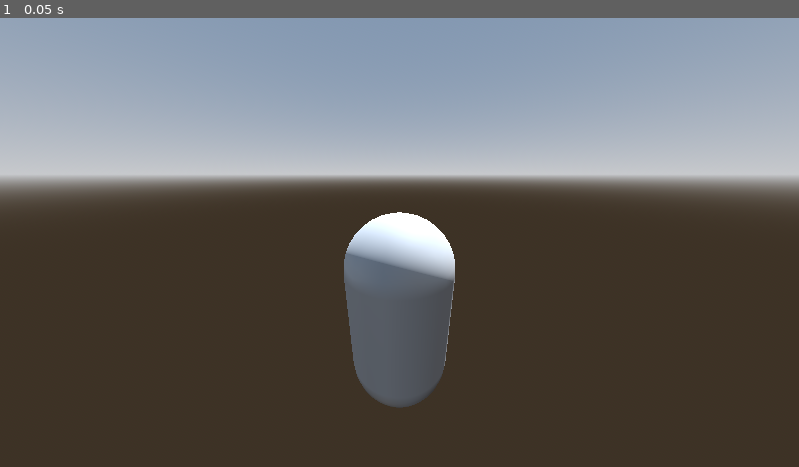
Above: before the commit, frame 1.
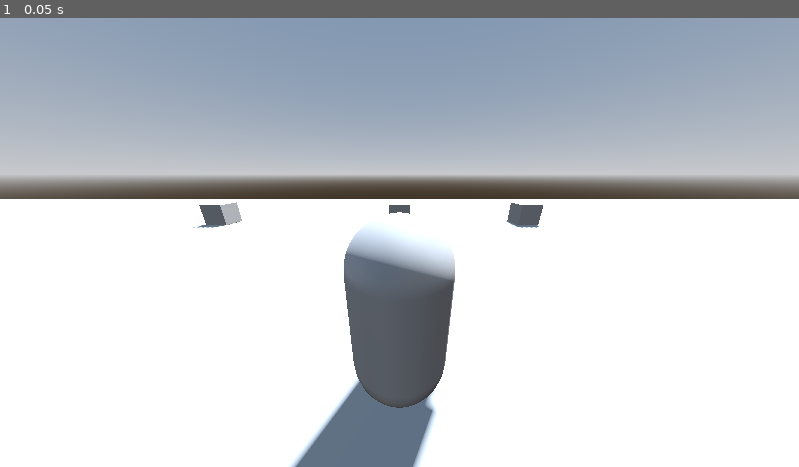
Above: after the commit, the same moment.

Repository: gotBamb00zled/the-doggos-must-die
Game: Godot game, scene res://world.tscn
The game is run twice, just before and just after one commit, with the same random seed, the same clock (stepped at 60 frames per second) and the same inputs. The project has no main scene, so this scene is started directly.
Inputs:
- Up to frame 1 (0.05 s): no input

The runs differ from the first frame. In frame 1, 55% of the frame differs, in the area x 0-100%, y 40-100%.

Commit message:
added obstacles.

Diff:
--- a/world.tscn
+++ b/world.tscn
@@ -15,6 +15,11 @@
 [sub_resource type="CapsuleShape3D" id="CapsuleShape3D_u4gjw"]
 
 [sub_resource type="CapsuleMesh" id="CapsuleMesh_8sflf"]
+
+[sub_resource type="PlaneMesh" id="PlaneMesh_22um4"]
+size = Vector2(100, 20)
+
+[sub_resource type="BoxMesh" id="BoxMesh_3wxha"]
 
 [node name="World" type="Node3D"]
 
@@ -37,3 +42,31 @@
 [node name="Camera3D" type="Camera3D" parent="Player"]
 transform = Transform3D(1, 0, 0, 0, 0.940276, 0.340412, 0, -0.340412, 0.940276, 0, 1.30913, 1.56747)
 fov = 100.0
+
+[node name="Terrain_0" type="MeshInstance3D" parent="."]
+transform = Transform3D(1, 0, 0, 0, 1, 0, 0, 0, 1, 0, 0, -8.09254)
+mesh = SubResource("PlaneMesh_22um4")
+
+[node name="block_0" type="StaticBody3D" parent="Terrain_0"]
+transform = Transform3D(1, 0, 0, 0, 1, 0, 0, 0, 1, 0, 0.5, 0)
+
+[node name="CollisionShape3D" type="CollisionShape3D" parent="Terrain_0/block_0"]
+
+[node name="MeshInstance3D" type="MeshInstance3D" parent="Terrain_0/block_0"]
+mesh = SubResource("BoxMesh_3wxha")
+
+[node name="block_1" type="StaticBody3D" parent="Terrain_0"]
+transform = Transform3D(1, 0, 0, 0, 1, 0, 0, 0, 1, 6.44329, 0.5, 0)
+
+[node name="CollisionShape3D" type="CollisionShape3D" parent="Terrain_0/block_1"]
+
+[node name="MeshInstance3D" type="MeshInstance3D" parent="Terrain_0/block_1"]
+mesh = SubResource("BoxMesh_3wxha")
+
+[node name="block_2" type="StaticBody3D" parent="Terrain_0"]
+transform = Transform3D(1, 0, 0, 0, 1, 0, 0, 0, 1, -9.16442, 0.5, 0)
+
+[node name="CollisionShape3D" type="CollisionShape3D" parent="Terrain_0/block_2"]
+
+[node name="MeshInstance3D" type="MeshInstance3D" parent="Terrain_0/block_2"]
+mesh = SubResource("BoxMesh_3wxha")
Not shown: 1 places in world.tscn that only renumber resources
